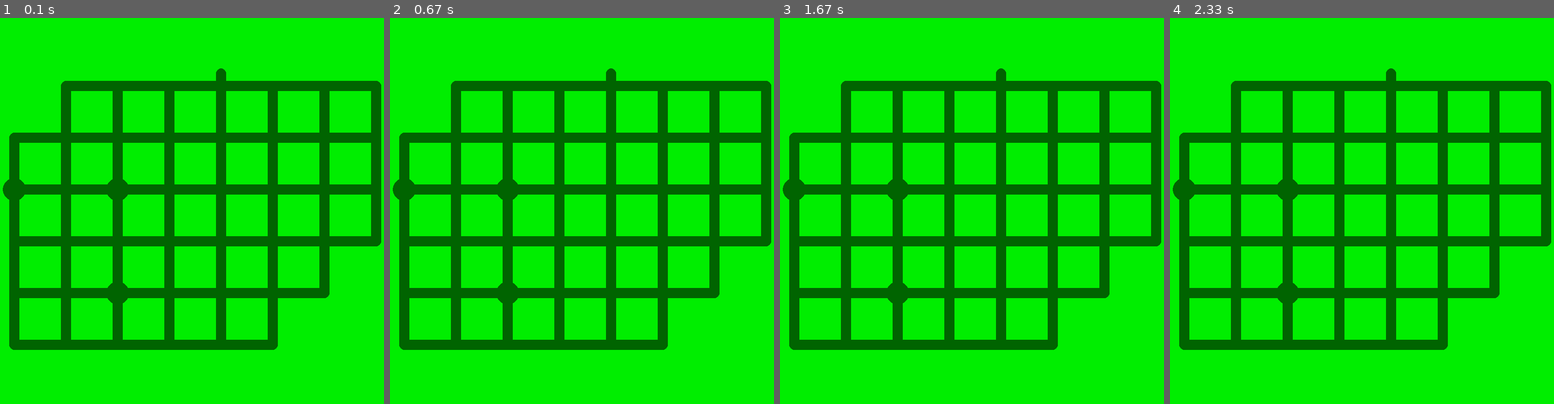
Above: before the commit, frames 1-4 (left to right).
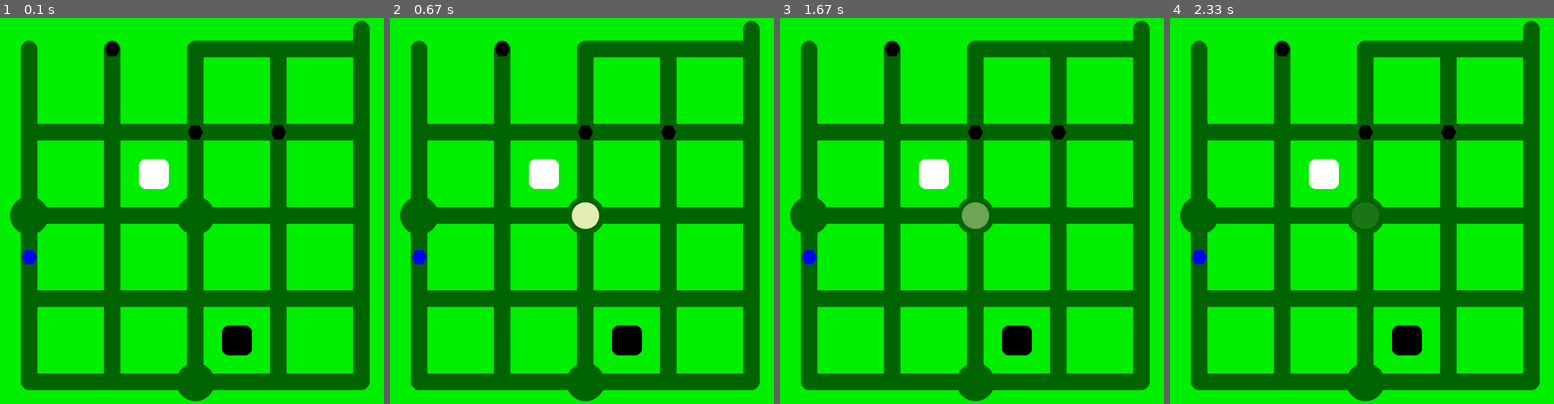
Above: after the commit, the same moments.

Repository: bananaflame/witnessPanel
Game: pygame game, started from main3.py
Two runs of this game, one before a commit and one after it. Both use one fixed random seed, a clock stepped at 60 frames per second and the inputs below.
Inputs (mouse positions are in pixels of both pictures, inside the frame that each line leads up to):
- Up to frame 1 (0.1 s): no input
- Up to frame 2 (0.67 s): click (585, 214) at 0.38 s
- Up to frame 3 (1.67 s): no input
- Up to frame 4 (2.33 s): no input

The runs differ from the first frame. In frame 1, 41% of the frame differs, in the area x 0-100%, y 0-100%; in frame 2, 41%; in frame 3, 41%; in frame 4, 41%.

Commit message:
Added square drawing and antialiasing
added antialiasing to some features, including hexagons, start circle,
and the new square elements. antialiasing other parts of the trace and
circles within the maze grid lines would require more effort because I
would need to change the width of the maze grid lines to be even in
pixels, while currently it is the opposite. Next up is programming
solution checking for squares.

Diff:
--- a/main3.py
+++ b/main3.py
@@ -1,4 +1,4 @@
-import pygame
+import pygame, pygame.gfxdraw
 import math
 from copy import deepcopy
 
@@ -273,7 +273,7 @@
         return vectorlist
 
     def draw(self,display):
-        pygame.draw.circle(display, self.color, (self.startpos[0]+1,self.startpos[1]+1), self.currentradius)
+        pygame.gfxdraw.filled_circle(display, self.startpos[0]+1,self.startpos[1]+1, self.currentradius+1, self.color)
         self.pixelpath.append(self.pos)
         for coord in range(len(self.pixelpath)-1):
             pygame.draw.line(display,self.color,(self.pixelpath[coord][0],self.pixelpath[coord][1]),(self.pixelpath[coord+1][0],self.pixelpath[coord+1][1]),self.width)
@@ -283,16 +283,14 @@
 
 
 class Maze():
-    def __init__(self, display, size, nullzones,
-                 symbols, starts, ends, hexagons,
-                 linefrac, endfrac,
-                 bgcolor, gridcolor, tracecolor):
+    def __init__(self, display, size, nullzones, starts, ends, hexagons, squares, stars, linefrac, endfrac, bgcolor, gridcolor, tracecolor):
         self.size = size #tuple with (x,y)
         self.nullzones = nullzones
-        self.symbols = symbols #tuple with (x,y), relative to squares, not intersections
         self.starts = starts #list of starting point positions
         self.sortEnds(ends) #generates 4 lists of end points, one for each maze side, needed later
         self.sortHexagons(hexagons) #generates 2 lists of hexagons, those on grid coordinates and those between them, and converts their positions to pixel values
+        self.squares = squares
+        self.stars = stars
         self.linefrac = linefrac #should be a fraction, i.e. 1/4 for 1/4 the size of squares
         self.endfrac = endfrac #similar to linefrac, the length of the finish point nub section given as a fraction of square size, i.e. 1/4
         self.bgcolor = bgcolor #color of squares and border
@@ -485,6 +483,7 @@
                                                                   int(self.hspace//2+self.gridsquaresize*row+self.linewidth/2+1)),self.linewidth//2)
         self.drawStarts(self.mazeimage)
         self.drawHexagons(self.mazeimage)
+        self.drawSquares(self.mazeimage)
 
     def tryStart(self,mousepos):
         mgridpos = [(mousepos[0] - (self.wspace//2) - self.linewidth//2)/self.gridsquaresize,
@@ -523,6 +522,8 @@
             if not isInLine:
                 return False
 
+        #don't forget about triangles here
+
         pathvectors = self.trace.pathToVectors()
         grid = []
         for column in range(self.size[0]):
@@ -530,6 +531,17 @@
             for row in range(self.size[1]):
                 grid[column].append(0)
         self.compartmentalizeGrid(grid,pathvectors)
+
+        groups = {}
+        for column in range(len(grid)):
+            for row in range(len(grid[0])):
+                if grid[column][row] not in groups.keys():
+                    groups[grid[column][row]] = []
+                groups[grid[column][row]].append((column,row))
+        print(groups)
+
+
+
 
         return True
 
@@ -548,7 +560,6 @@
                 else:
                     grid[vector[0]][vector[1]-1] = rightgroup
                     grid[vector[0]-1][vector[1]-1] = leftgroup
-
             elif vector[2] == down:
                 if vector[0] == 0 or (vector[0]-1,vector[1]+1,full) in self.nullzones or (vector[0]-1,vector[1],full) in self.nullzones:
                     rightgroup = currgroup + 1
@@ -559,7 +570,6 @@
                 else:
                     grid[vector[0]][vector[1]] = leftgroup
                     grid[vector[0]-1][vector[1]] = rightgroup
-
             elif vector[2] == right:
                 if vector[1] == 0 or (vector[0],vector[1]-1,full) in self.nullzones or (vector[0]+1,vector[1]-1,full) in self.nullzones:
                     leftgroup = currgroup + 1
@@ -570,7 +580,6 @@
                 else:
                     grid[vector[0]][vector[1]] = rightgroup
                     grid[vector[0]][vector[1]-1] = leftgroup
-
             elif vector[2] == left:
                 if vector[1] == 0 or (vector[0],vector[1]-1,full) in self.nullzones or (vector[0]-1,vector[1]-1,full) in self.nullzones:
                     rightgroup = currgroup + 1
@@ -614,9 +623,6 @@
                                     if grid[newcolumn][newrow] == grid[column][row+1]:
                                         grid[newcolumn][newrow] = grid[column][row]
 
-
-        print(grid)
-
     def update(self):
         self.trace.update()
 
@@ -626,10 +632,14 @@
     def drawStarts(self,display):
         self.startlist = []
         for startpos in self.starts:
-            pygame.draw.circle(display,self.gridcolor,
-                                (self.wspace//2 + self.linewidth//2 + startpos[0]*self.gridsquaresize + 1,
-				self.hspace//2 + self.linewidth//2 + startpos[1]*self.gridsquaresize + 1),
-                                int(self.linewidth*1.15))
+            pygame.gfxdraw.aacircle(display,
+                                self.wspace//2 + self.linewidth//2 + startpos[0]*self.gridsquaresize + 1,
+				self.hspace//2 + self.linewidth//2 + startpos[1]*self.gridsquaresize + 1,
+                                int(self.linewidth*1.15),self.gridcolor)
+            pygame.gfxdraw.filled_circle(display,
+                                self.wspace//2 + self.linewidth//2 + startpos[0]*self.gridsquaresize + 1,
+				self.hspace//2 + self.linewidth//2 + startpos[1]*self.gridsquaresize + 1,
+                                int(self.linewidth*1.15),self.gridcolor)
 
     def drawHexagons(self,display):
         hex_sl = int(0.45*self.linewidth)
@@ -637,12 +647,18 @@
         for hexagon in self.gridhexagons:
             pixelcoords = (self.wspace//2 + hexagon[0]*self.gridsquaresize + self.linewidth/2 + 1,
                            self.hspace//2 + hexagon[1]*self.gridsquaresize+self.linewidth/2 + 1)
-            pygame.draw.polygon(display,hexagon[2],((pixelcoords[0]+hex_sl,pixelcoords[1]),
+            pygame.gfxdraw.aapolygon(display,((pixelcoords[0]+hex_sl,pixelcoords[1]),
                                                   (pixelcoords[0]+hex_sl//2,pixelcoords[1]+hex_height),
                                                   (pixelcoords[0]-hex_sl//2,pixelcoords[1]+hex_height),
                                                   (pixelcoords[0]-hex_sl,pixelcoords[1]),
                                                   (pixelcoords[0]-hex_sl//2,pixelcoords[1]-hex_height),
-                                                  (pixelcoords[0]+hex_sl//2,pixelcoords[1]-hex_height)))
+                                                  (pixelcoords[0]+hex_sl//2,pixelcoords[1]-hex_height)), hexagon[2])
+            pygame.gfxdraw.filled_polygon(display,((pixelcoords[0]+hex_sl,pixelcoords[1]),
+                                                  (pixelcoords[0]+hex_sl//2,pixelcoords[1]+hex_height),
+                                                  (pixelcoords[0]-hex_sl//2,pixelcoords[1]+hex_height),
+                                                  (pixelcoords[0]-hex_sl,pixelcoords[1]),
+                                                  (pixelcoords[0]-hex_sl//2,pixelcoords[1]-hex_height),
+                                                  (pixelcoords[0]+hex_sl//2,pixelcoords[1]-hex_height)), hexagon[2])
         for hexagon in self.linehexagons:
             if abs(hexagon[1][0] - hexagon[0][0]) == 1:
                 midpoint = ((hexagon[0][0] + hexagon[1][0])/2,hexagon[1][1])
@@ -650,12 +666,44 @@
                 midpoint = (hexagon[0][0],(hexagon[0][1] + hexagon[1][1])/2)
             pixelcoords = (self.wspace//2 + midpoint[0]*self.gridsquaresize + self.linewidth/2 + 1,
                        self.hspace//2 + midpoint[1]*self.gridsquaresize + self.linewidth/2 + 1)
-            pygame.draw.polygon(display,hexagon[2],((pixelcoords[0]+hex_sl,pixelcoords[1]),
+            pygame.gfxdraw.aapolygon(display,((pixelcoords[0]+hex_sl,pixelcoords[1]),
                                                   (pixelcoords[0]+hex_sl//2,pixelcoords[1]+hex_height),
                                                   (pixelcoords[0]-hex_sl//2,pixelcoords[1]+hex_height),
                                                   (pixelcoords[0]-hex_sl,pixelcoords[1]),
                                                   (pixelcoords[0]-hex_sl//2,pixelcoords[1]-hex_height),
-                                                  (pixelcoords[0]+hex_sl//2,pixelcoords[1]-hex_height)))
+                                                  (pixelcoords[0]+hex_sl//2,pixelcoords[1]-hex_height)),hexagon[2])
+            pygame.gfxdraw.filled_polygon(display,((pixelcoords[0]+hex_sl,pixelcoords[1]),
+                                                  (pixelcoords[0]+hex_sl//2,pixelcoords[1]+hex_height),
+                                                  (pixelcoords[0]-hex_sl//2,pixelcoords[1]+hex_height),
+                                                  (pixelcoords[0]-hex_sl,pixelcoords[1]),
+                                                  (pixelcoords[0]-hex_sl//2,pixelcoords[1]-hex_height),
+                                                  (pixelcoords[0]+hex_sl//2,pixelcoords[1]-hex_height)),hexagon[2])
+    def drawSquares(self,display):
+        #0.45
+        #11/32 without rounded edges
+        #radius: 0.0553977275
+        squareside = int(self.squaresize*0.454545)
+        radius = 15
+        for square in self.squares:
+            center = (self.wspace//2 + square[0]*self.gridsquaresize + self.linewidth + self.squaresize//2 + 1,
+                        self.hspace//2 + square[1]*self.gridsquaresize + self.linewidth + self.squaresize//2 + 1)
+            pygame.draw.polygon(display,square[2],((center[0]+squareside//2,center[1]-squareside//2+radius),
+                                                   (center[0]+squareside//2-radius,center[1]-squareside//2),
+                                                   (center[0]-squareside//2+radius,center[1]-squareside//2),
+                                                   (center[0]-squareside//2,center[1]-squareside//2+radius),
+                                                   (center[0]-squareside//2,center[1]+squareside//2-radius),
+                                                   (center[0]-squareside//2+radius,center[1]+squareside//2),
+                                                   (center[0]+squareside//2-radius,center[1]+squareside//2),
+                                                   (center[0]+squareside//2,center[1]+squareside//2-radius)))
+            pygame.gfxdraw.aacircle(display,center[0]+squareside//2-radius,center[1]+squareside//2-radius,radius,square[2])
+            pygame.gfxdraw.aacircle(display,center[0]+squareside//2-radius,center[1]-squareside//2+radius,radius,square[2])
+            pygame.gfxdraw.aacircle(display,center[0]-squareside//2+radius,center[1]+squareside//2-radius,radius,square[2])
+            pygame.gfxdraw.aacircle(display,center[0]-squareside//2+radius,center[1]-squareside//2+radius,radius,square[2])
+            pygame.gfxdraw.filled_circle(display,center[0]+squareside//2-radius,center[1]+squareside//2-radius,radius,square[2])
+            pygame.gfxdraw.filled_circle(display,center[0]+squareside//2-radius,center[1]-squareside//2+radius,radius,square[2])
+            pygame.gfxdraw.filled_circle(display,center[0]-squareside//2+radius,center[1]+squareside//2-radius,radius,square[2])
+            pygame.gfxdraw.filled_circle(display,center[0]-squareside//2+radius,center[1]-squareside//2+radius,radius,square[2])
+            #pygame.draw.circle(display,square[2],center,self.squaresize//2)
 
     def drawTrace(self,display):
         self.tracedisplay.fill(clear)
@@ -675,21 +723,22 @@
 done = False
 
 display = screen
-size = (7,5)
-nullzones = ((7,5,full),(7,4,full),(6,5,full),(0,0,full))#,(0,4,full))#(4,4,full))#((2,1),(3,1),1),((2,2),(2,3),1))
-symbols = ()
+size = (4,4)
+nullzones = (((0,0),(1,0),1),((1,0),(2,0),1))#((7,5,full),(7,4,full),(6,5,full),(0,0,full))#,(0,4,full))#(4,4,full))#((2,1),(3,1),1),((2,2),(2,3),1))
+squares = ((1,1,white),(2,3,black))
+stars = ()
 starts = ((2,2),(0,2),(2,4))
 #reminder: when only one tuple in another tuple, needs comma at end to tell python
 #it's a tuple tuple, not just a tuple... lol   i.e. ((1,1),)
 ends = ((4,0,up),)
-hexagons = ()#((1,0,black),(2,1,black),(3,1,black),(0,2,black),(1,2,black),(3,3,black))
+hexagons = ((1,0,black),(2,1,black),(3,1,black),((0,2),(0,3),blue))
 linefrac = 1/4
 endfrac = 3/10
 bgcolor = (0,238,0)
 gridcolor = (0,100,0)
 tracecolor = (255,255,200)
 
-testmaze = Maze(display,size,nullzones,symbols,starts,ends,hexagons,linefrac,endfrac,bgcolor,gridcolor,tracecolor)
+testmaze = Maze(display,size,nullzones,starts,ends,hexagons,squares,stars,linefrac,endfrac,bgcolor,gridcolor,tracecolor)
 
 while not done:
     pygame.event.clear()#won't need to get events from pygame event queue, chuck'em
--- a/psuedo.and.todo.txt
+++ b/psuedo.and.todo.txt
@@ -2,13 +2,7 @@
 
 problem: trace sometimes snaps to intersection when pressing against outer border
 
-idea: to test if line on a finish point, check if either gridpos is further than maze size
-
-
 To Do:
-add nullzone for trace start once line goes over another intersection
-add nullzones for line body in trymove()
-add maze border nullzones
 
 further down the line:
 check if variables need to be self.var or just var
